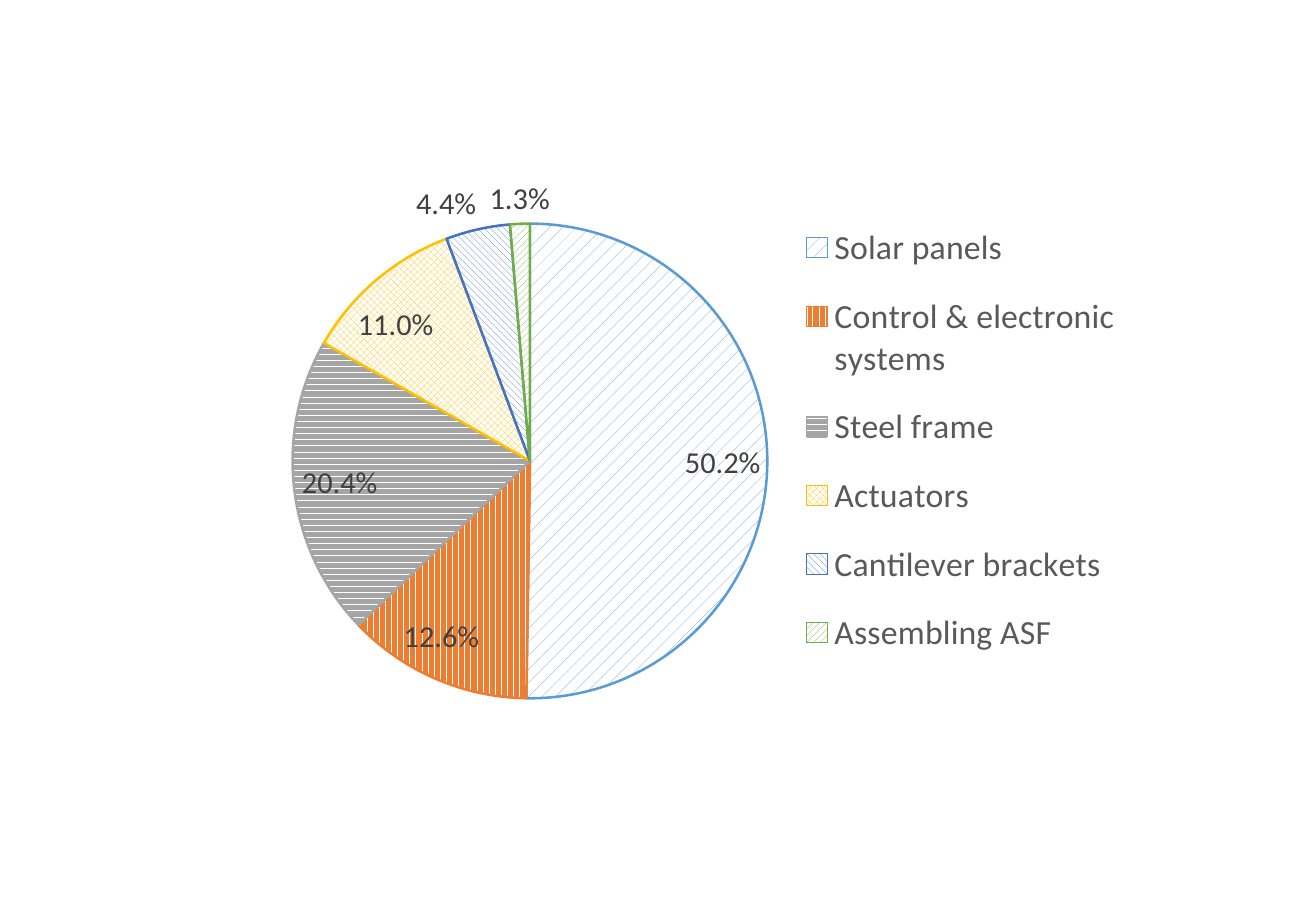
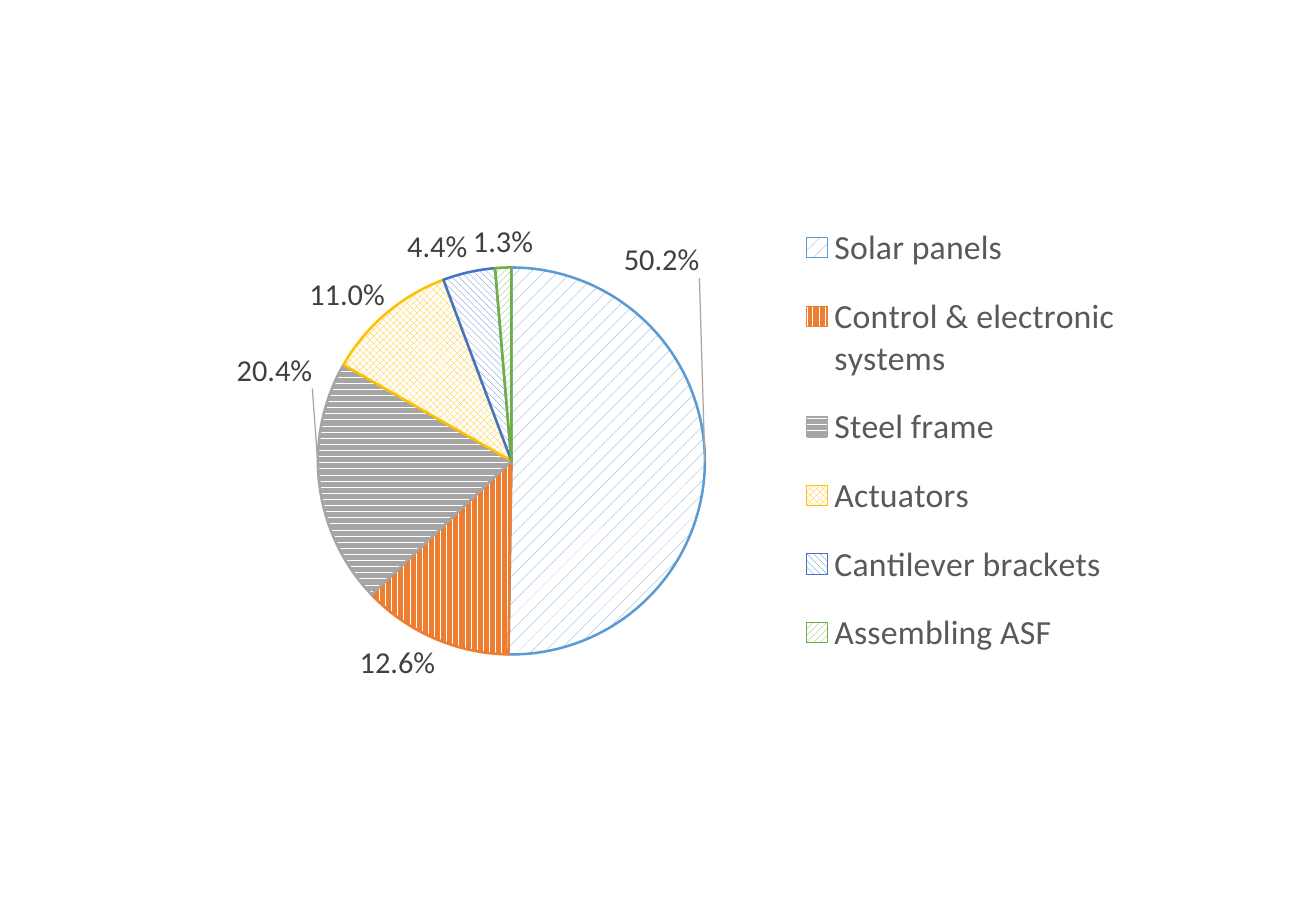
Before and after one commit to architecture-building-systems/LCA_Paper, a slide deck: slide 12 of elsarticle/Images/Thesis charts.pptx. Drawn at 1316x911 pixels with LibreOffice and Linux fonts; fonts in the diff are those of the drawing. Boxes give left, top, right and bottom in pixels: in the first picture for what was removed or moved away, otherwise in the second. Text is boxed around its words. In the diff, an @@ line names an element or a change of style, - is before the commit and + after.

```diff
--- a/elsarticle/Images/Thesis charts.pptx
+++ b/elsarticle/Images/Thesis charts.pptx
@@ pie chart at bbox=[220, 163, 1146, 747] @@
@@ data labels of Series 1 changed @@
```
Also in this commit, not shown: 2 slides added, 10 other files.
